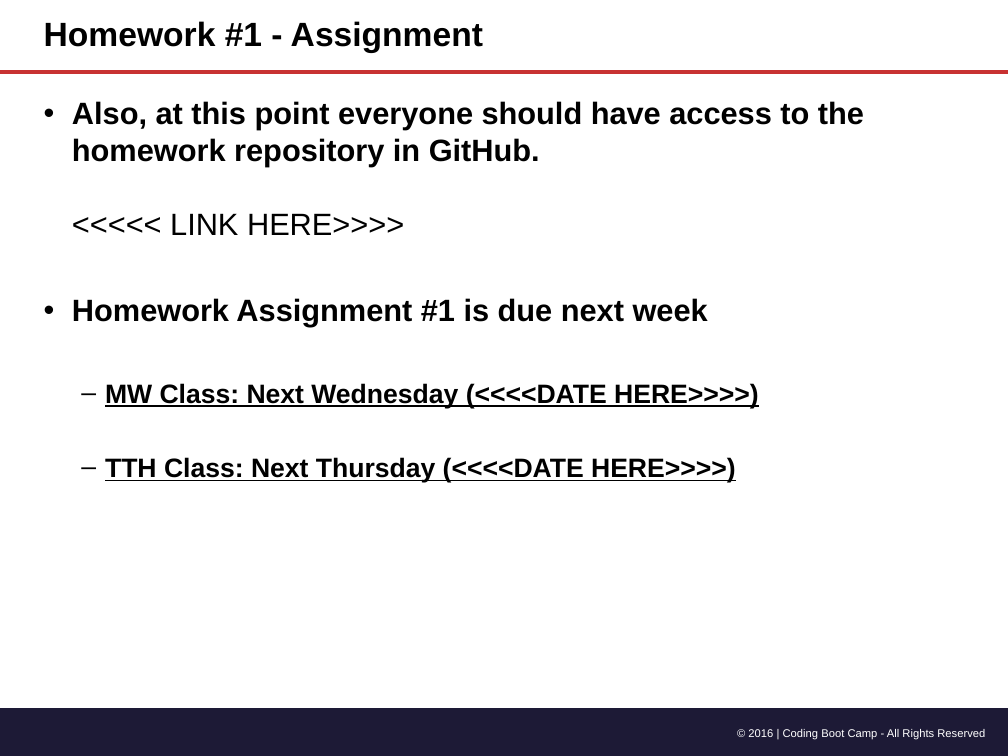
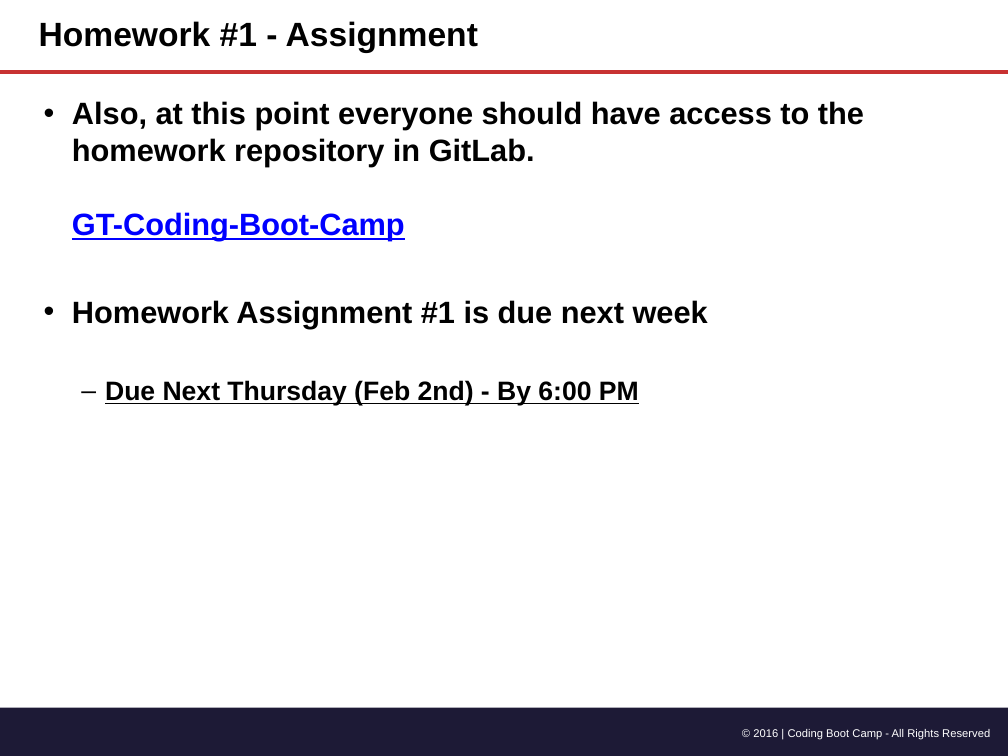
Before and after one commit to andwele/sequelizedBurger, a slide deck: slide 5 of 01-html-css-three-days/1-Class-Content/1.2/Slide-Shows/Gitn_Pro_HTML_CSS.pptx. Drawn at 1008x756 pixels with LibreOffice and Linux fonts; fonts in the diff are those of the drawing. Boxes give left, top, right and bottom in pixels: in the first picture for what was removed or moved away, otherwise in the second. Text is boxed around its words. In the diff, an @@ line names an element or a change of style, - is before the commit and + after.

```diff
--- a/01-html-css-three-days/1-Class-Content/1.2/Slide-Shows/Gitn_Pro_HTML_CSS.pptx
+++ b/01-html-css-three-days/1-Class-Content/1.2/Slide-Shows/Gitn_Pro_HTML_CSS.pptx
@@ title "Homework #1 - Assignment": place and size @@
-title "Homework #1 - Assignment" at <box>44,21,483,53</box>
+title "Homework #1 - Assignment" at <box>39,21,478,53</box>
@@ text at <box>72,101,864,241</box>: text changed @@
-• Also, at this point everyone should have access to the homework repository in GitHub.
-  <<<<< LINK HERE>>>>
+• Also, at this point everyone should have access to the homework repository in GitLab.
+  GT-Coding-Boot-Camp
@@ text at <box>105,380,639,406</box>: text changed @@
-  – MW Class: Next Wednesday (<<<<DATE HERE>>>>)
-  – TTH Class: Next Thursday (<<<<DATE HERE>>>>)
+  – Due Next Thursday (Feb 2nd) - By 6:00 PM
@@ text "© 2016 | Coding Boot ...": place and size @@
-text "© 2016 | Coding Boot ..." at <box>748,729,985,739</box>
+text "© 2016 | Coding Boot ..." at <box>753,729,990,739</box>
```
Also in this commit, not shown: 54 other slides changed.
